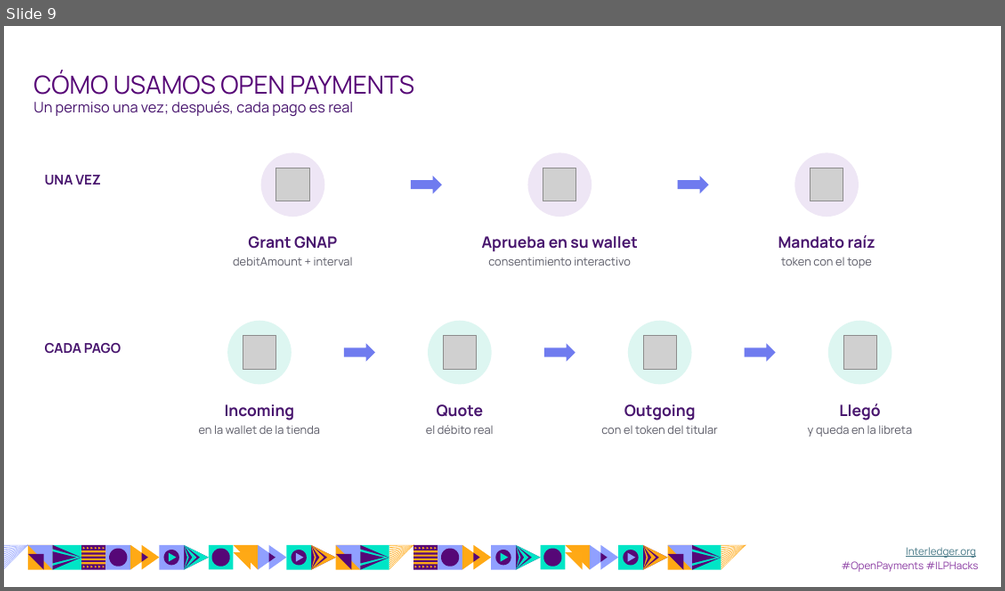
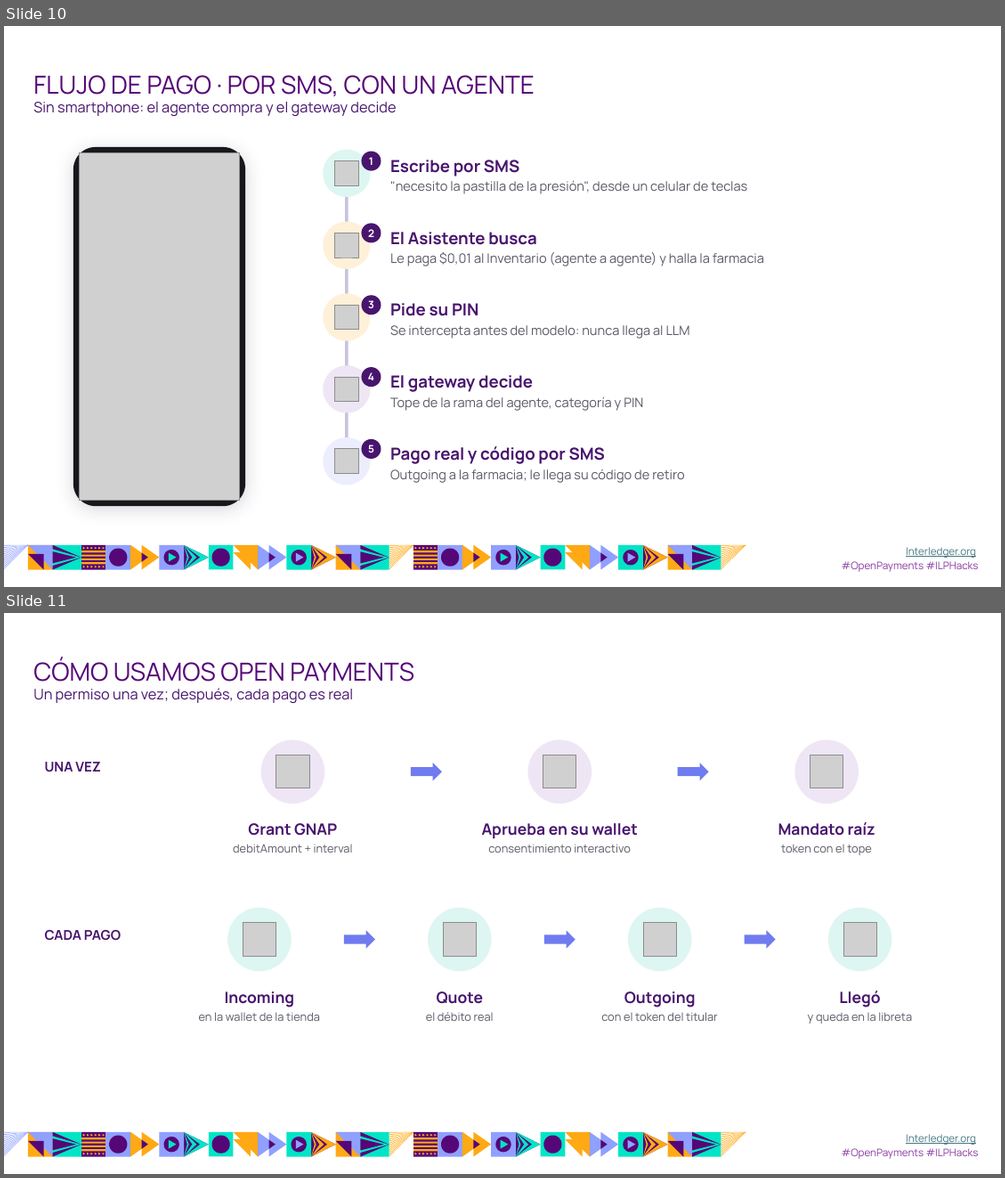
Before and after one commit to luisseoanes/paygent, a slide deck: entrega/diapositivas/paygent.pptx. Shown one above the other, each under a label of ours: slide 9 before the commit, slides 10 and 11 after it. The pictures are 1005x591 and 1005x1178 pixels, drawn with LibreOffice and Linux fonts; fonts in the diff are those of the drawing; grey boxes stand for pictures; background and template pictures are left out. Boxes give left, top, right and bottom in pixels: in the first picture for what was removed or moved away, otherwise in the second. Text is boxed around its words. In the diff, an @@ line names an element or a change of style, - is before the commit and + after.

```diff
--- a/entrega/diapositivas/paygent.pptx
+++ b/entrega/diapositivas/paygent.pptx
@@ slide 10 added at (x1=4, y1=26, x2=1001, y2=587), background #FFFFFF; not listed: 63 template elements that a slide beside it also shows @@
@@ text added at (x1=33, y1=75, x2=534, y2=96), 24 pt, text #560676 @@
+FLUJO DE PAGO · POR SMS, CON UN AGENTE
@@ text added at (x1=33, y1=102, x2=396, y2=116), 14 pt, text #48156E @@
+Sin smartphone: el agente compra y el gateway decide
@@ rounded rectangle added at (x1=73, y1=147, x2=245, y2=506), fill #17171C @@
@@ picture added at (x1=79, y1=153, x2=240, y2=501) @@
@@ ellipse added at (x1=324, y1=150, x2=371, y2=197), fill #DDF6F1 @@
@@ ellipse added at (x1=362, y1=151, x2=380, y2=170), fill #48156E, 10 pt, text #FFFFFF, bold @@
+1
@@ picture added at (x1=334, y1=160, x2=359, y2=185) @@
@@ rectangle added at (x1=345, y1=174, x2=348, y2=461), fill #C9C3DE @@
@@ text added at (x1=390, y1=160, x2=747, y2=194), 12.5 pt, text #5A5A66 @@
+Escribe por SMS
+"necesito la pastilla de la presión", desde un celular de teclas
@@ ellipse added at (x1=324, y1=221, x2=371, y2=268), fill #FFF0D9 @@
@@ picture added at (x1=334, y1=233, x2=359, y2=257) @@
@@ ellipse added at (x1=362, y1=224, x2=380, y2=243), fill #48156E, 10 pt, text #FFFFFF, bold @@
+2
@@ text added at (x1=390, y1=232, x2=764, y2=266), 12.5 pt, text #5A5A66 @@
+El Asistente busca
+Le paga $0,01 al Inventario (agente a agente) y halla la farmacia
@@ ellipse added at (x1=324, y1=294, x2=371, y2=341), fill #FFF0D9 @@
@@ picture added at (x1=334, y1=305, x2=359, y2=329) @@
@@ ellipse added at (x1=362, y1=295, x2=380, y2=314), fill #48156E, 10 pt, text #FFFFFF, bold @@
+3
@@ text added at (x1=390, y1=303, x2=690, y2=338), 12.5 pt, text #5A5A66 @@
+Pide su PIN
+Se intercepta antes del modelo: nunca llega al LLM
@@ ellipse added at (x1=324, y1=365, x2=371, y2=412), fill #EEE6F5 @@
@@ ellipse added at (x1=362, y1=367, x2=380, y2=386), fill #48156E, 10 pt, text #FFFFFF, bold @@
+4
@@ picture added at (x1=334, y1=377, x2=359, y2=402) @@
@@ text added at (x1=390, y1=375, x2=643, y2=410), 12.5 pt, text #5A5A66 @@
+El gateway decide
+Tope de la rama del agente, categoría y PIN
@@ ellipse added at (x1=324, y1=437, x2=371, y2=484), fill #ECEEFE @@
@@ picture added at (x1=334, y1=449, x2=359, y2=473) @@
@@ ellipse added at (x1=362, y1=439, x2=380, y2=459), fill #48156E, 10 pt, text #FFFFFF, bold @@
+5
@@ text added at (x1=390, y1=446, x2=685, y2=483), 12.5 pt, text #5A5A66 @@
+Pago real y código por SMS
+Outgoing a la farmacia; le llega su código de retiro
@@ what was slide 9 is now slide 11 @@
```
Also in this commit, not shown: 3 slides changed, 4 other slides added, 3 slides removed, 1 other file.
